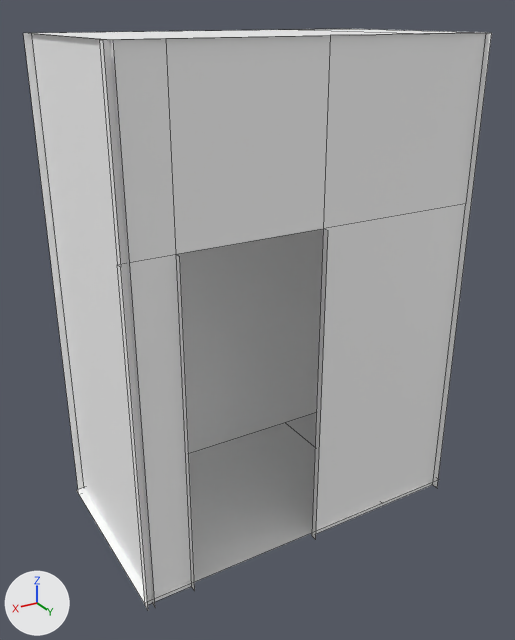
The FBX model Assets/Art/Models/House/Planta Baja/BanioPB/BanioPB.fbx as it was, and as the next commit left it.
Before and after are seen from a 50 mm lens placed at (2.63, 1.28, 4.93), pointed at (0.25, -2.7, 2.95). Every picture has the same lights, and +X, +Y and +Z are marked at lower left. Mesh edges are drawn as thin lines. Where no turn or scale is listed for an object, it has been applied to the vertices.

The first picture shows 'ParedBanioPB', 'ParedBanioPB3', 'ParedBanioPB4', 'ParedBanioPB5', 'PisoBanioPB', 'TechoBanioPB'.
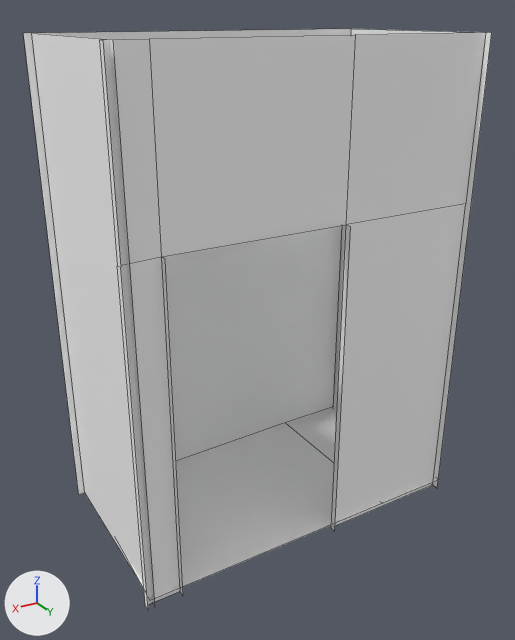
Where the newer file only moved an object's origin or applied its transform, the numbers keep the older frame.

Location of each change, [x1, y1, x2, y2] in pixels of the pictures (515 x 640 px; the box of a moved part takes in the faces that stretch with it):
'PisoBanioPB', reshaped: before [77, 413, 439, 603]; after [127, 407, 439, 601]
'TechoBanioPB', hidden: before [34, 29, 487, 40]
part 1 of me_mesh_004, moved or reshaped: before [77, 423, 339, 603]; after [127, 423, 339, 601]
part 2 of me_mesh_001, moved or reshaped: before [312, 33, 485, 540]; after [331, 33, 485, 532]
part 3 of me_mesh_001, moved or reshaped: before [166, 36, 330, 591]; after [149, 35, 355, 595]

The change, as a list of edits to the scene's bpy script:
```text
Change me_mesh_001:
    where me_mesh_001.from_pydata(...)  # 19 vertices, 9 faces; spans x -1.0..1.5, y -2.1..-2.05, z -0.02..3.38
    used by ob_paredbaniopb4; location = (-0.05, 0.0, 1.45)
    me_mesh_001 part 2: all 5 vertices in x 0.19, y -2.1..-2.05, z -0.02..3.38 are moved by (-0.17, 0.0, 0.0)
    me_mesh_001 part 3: all 5 vertices in x 1.17, y -2.1..-2.05, z -0.02..3.38 are moved by (0.08, 0.0, 0.0)
Change me_mesh_004:
    where me_mesh_004.from_pydata(...)  # 6 vertices, 2 faces; spans x -1.04..1.51, y -3.45..-2.08, z 0.03
    used by ob_pisobaniopb; location = (-0.05, 0.0, 1.45)
    me_mesh_004 part 1
    me_mesh_004.vertices[4].co: (1.51, -3.45, 0.03) -> (1.41, -3.45, -0.02)  # pixel (76, 490) -> not seen
    me_mesh_004.vertices[5].co: (1.51, -2.08, 0.03) -> (1.47, -2.08, 0.03)  # pixel (144, 603) -> pixel (149, 600)
Change ob_techobaniopb:
    add ob_techobaniopb.hide_viewport = True
```
